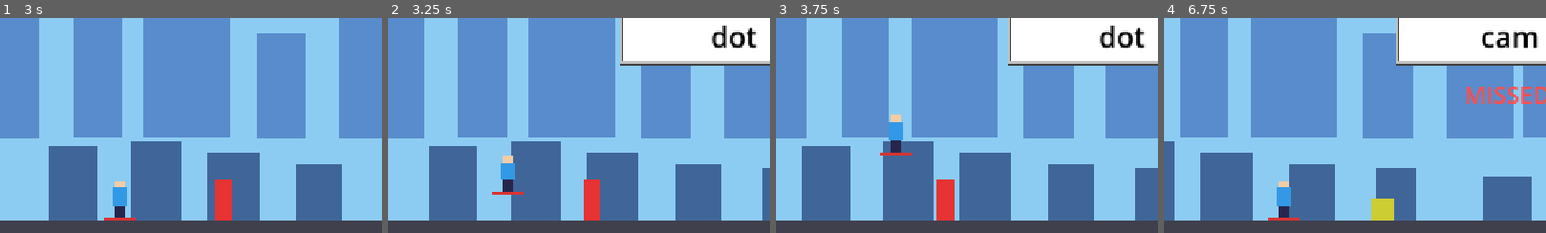
Above: before the commit, frames 1-4 (left to right).
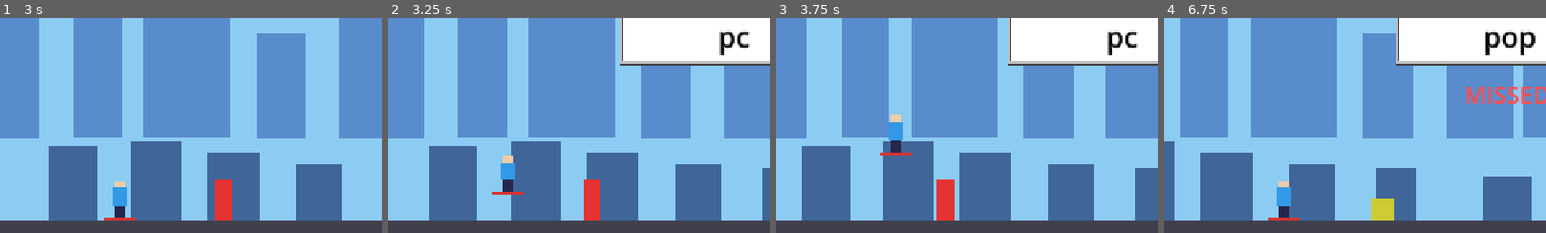
Above: after the commit, the same moments.

Repository: Sleepyad/HackTheFuture
Game: Godot game, scene res://scenes/main.tscn
Two runs of this game, one before a commit and one after it. Both use one fixed random seed, a clock stepped at 60 frames per second and the inputs below.
Inputs:
- Up to frame 1 (3 s): click "CLICK TO START" at 0.5 s; tap Enter at 1.25 s
- Up to frame 2 (3.25 s): no input
- Up to frame 3 (3.75 s): no input
- Up to frame 4 (6.75 s): no input
The pictures show only the part of the screen within x 5-55%, y 30-80%; the shares and areas given below are measured in that part.

Frame 1 is identical in both runs. In frame 2, 0.8% of the frame differs, in the area x 84-97%, y 3-18%; in frame 3, 0.8%; in frame 4, 0.9%, in the area x 83-98%, y 5-18%.

Commit message:
C: faster word ramp, speed adjectives (Nice/Hot/Amazing/Feverish)
- Word length follows the level (3/4/5/6 letters at 0/20/40/60s) with a
  30% chance of one extra letter, so long words show up much sooner
- Levels every 20s instead of 25s
- Game.word_rated(adjective, tier) from the share of air time used to type
  the word; TimerFx draws it tilted like a hand-written tag

Co-Authored-By: Claude Opus 5.5 <noreply@anthropic.com>
Claude-Session: https://claude.ai/code/session_012B94vVf9d5PuSaHHgm2VeC

Diff:
--- a/HackAThon/scripts/game.gd
+++ b/HackAThon/scripts/game.gd
@@ -18,9 +18,14 @@
 const PENALTY_PER_KEY := 0.5        # seconds lost per wrong key
 const OBSTACLE_PENALTY := 3.0       # seconds lost when the skater hits an obstacle
 const HIT_COOLDOWN := 0.6           # real seconds; one obstacle can only cost time once
-const LEVEL_SECONDS := 25.0         # a new level every N real seconds (C3)
+const LEVEL_SECONDS := 20.0         # a new level every N real seconds (C3)
+const LONGER_WORD_CHANCE := 0.3     # chance to get a word one letter longer than the level
 const MAX_LEVEL := 8
 const POINTS_PER_WORD := 5          # score = seconds survived + POINTS_PER_WORD * words
+# Typing speed rating: fraction of the air time used to finish the word.
+# Faster than RATING_MAX_USED[i] -> RATINGS[i + 1]. Slower than all -> RATINGS[0].
+const RATINGS: Array[String] = ["Nice", "Hot", "Amazing", "Feverish"]
+const RATING_MAX_USED: Array[float] = [0.65, 0.45, 0.30]
 const GLITCH_CHANCE_MAX := 0.6      # chance per roll at max difficulty
 const GLITCH_ROLL_EVERY := 0.8      # real seconds between glitch rolls during a trick
 
@@ -46,6 +51,7 @@
 signal player_landed()                       # trick over, slow-mo off
 signal player_hit_obstacle()                 # emitted by hit_obstacle()
 signal time_delta(seconds: float)            # any +/- change to the clock (bonus, penalty)
+signal word_rated(adjective: String, tier: int)   # "Nice"(0) .. "Feverish"(3), on each clean word
 
 enum State { IDLE, RUNNING, TRICK, GAME_OVER }   # IDLE = title screen, clock stopped
 
@@ -60,6 +66,7 @@
 var target_word := ""
 var typed_count := 0
 var _air_left := 0.0
+var _air_total := 0.0
 var _glitch_timer := 0.0
 
 
@@ -132,6 +139,7 @@
 	typed_count = 0
 	target_word = _pick_word()
 	_air_left = lerpf(AIR_TIME_EASY, AIR_TIME_HARD, difficulty)
+	_air_total = _air_left
 	_glitch_timer = GLITCH_ROLL_EVERY
 	Engine.time_scale = SLOWMO_SCALE
 	trick_started.emit(target_word, _air_left)
@@ -159,6 +167,15 @@
 # Final score for the game over screen (C4).
 func score() -> int:
 	return int(elapsed) + words_completed * POINTS_PER_WORD
+
+
+# 0..3 from the fraction of air time used (0.2 = finished in 20% of the time).
+func rate_speed(used: float) -> int:
+	var tier := 0
+	for i in RATING_MAX_USED.size():
+		if used <= RATING_MAX_USED[i]:
+			tier = i + 1
+	return tier
 
 
 # Bonus for a clean word; drops as the level goes up (C3).
@@ -218,6 +235,8 @@
 		var bonus := current_bonus()
 		_add_time(bonus)
 		trick_succeeded.emit(bonus)
+		var tier := rate_speed(1.0 - _air_left / maxf(_air_total, 0.001))
+		word_rated.emit(RATINGS[tier], tier)
 	else:
 		trick_failed.emit()
 
@@ -240,8 +259,12 @@
 	game_over.emit(elapsed)
 
 
+# Word length follows the level: lvl1 = 3, lvl2 = 4, lvl3 = 5, lvl4+ = 6 letters,
+# with a LONGER_WORD_CHANCE of one extra letter so hard words show up early too.
 func _pick_word() -> String:
-	var length := roundi(lerpf(WORD_LEN_EASY, WORD_LEN_HARD, difficulty))
+	var length := WORD_LEN_EASY + level - 1
+	if randf() < LONGER_WORD_CHANCE:
+		length += 1
 	length = clampi(length, WORD_LEN_EASY, WORD_LEN_HARD)
 	var bucket: Array = WORDS[length]
 	return bucket[randi() % bucket.size()]
--- a/HackAThon/scripts/timer_fx.gd
+++ b/HackAThon/scripts/timer_fx.gd
@@ -1,12 +1,22 @@
 extends CanvasLayer
 ## Autoload "TimerFx" (C2 / C3): floating "+2.0s" / "-3.0s" next to the clock,
-## a "LEVEL N" banner when Game.level_changed fires, and a small level/words counter.
+## a "LEVEL N" banner when Game.level_changed fires, a small level/words counter,
+## and a tilted speed adjective (Nice / Hot / Amazing / Feverish) after each clean word.
 ## Lives in its own file so it never clashes with hud.gd. Pure display, ignores mouse.
 ## All tweens ignore Engine.time_scale so they keep real-time pacing during slow-mo.
 
 const W := 1280.0
 const PLUS := Color(0.4, 1.0, 0.4)
 const MINUS := Color(1.0, 0.35, 0.35)
+# Speed adjectives (Game.word_rated), slow -> fast. Drawn tilted like a hand-written tag.
+const RATING_COLORS: Array[Color] = [
+	Color(0.55, 0.9, 1.0),    # Nice
+	Color(1.0, 0.6, 0.15),    # Hot
+	Color(1.0, 0.3, 0.9),     # Amazing
+	Color(1.0, 0.15, 0.15),   # Feverish
+]
+const RATING_SIZES: Array[int] = [56, 66, 76, 88]
+const RATING_ANGLE := -0.45                      # radians, rising to the right
 
 var _stats: Label
 var _banner: Label
@@ -27,6 +37,7 @@
 	Game.time_delta.connect(_on_time_delta)
 	Game.level_changed.connect(_on_level_changed)
 	Game.trick_succeeded.connect(_update_stats.unbind(1))
+	Game.word_rated.connect(_on_word_rated)
 
 
 func _on_game_started() -> void:
@@ -61,6 +72,28 @@
 	var t := create_tween().set_ignore_time_scale(true).set_parallel(true)
 	t.tween_property(l, "position:y", l.position.y + (-30.0 if seconds > 0.0 else 30.0), 0.9)
 	t.tween_property(l, "modulate:a", 0.0, 0.9).set_delay(0.3)
+	t.chain().tween_callback(l.queue_free)
+
+
+# ---------- "Nice" / "Hot" / "Amazing" / "Feverish" diagonal tag ----------
+
+func _on_word_rated(adjective: String, tier: int) -> void:
+	var sz := Vector2(520, 120)
+	var l := _make_label(RATING_SIZES[tier], Vector2(700, 330) + Vector2(randf_range(-30, 30), randf_range(-20, 20)), sz, HORIZONTAL_ALIGNMENT_CENTER)
+	l.text = adjective + "!"
+	l.add_theme_color_override("font_color", RATING_COLORS[tier])
+	l.add_theme_constant_override("outline_size", 10)
+	l.pivot_offset = sz / 2.0
+	l.rotation = RATING_ANGLE + randf_range(-0.08, 0.08)
+	l.scale = Vector2(0.3, 0.3)
+	l.set_meta("floater", true)
+	var t := create_tween().set_ignore_time_scale(true)
+	t.tween_property(l, "scale", Vector2(1.15, 1.15), 0.12).set_trans(Tween.TRANS_BACK).set_ease(Tween.EASE_OUT)
+	t.tween_property(l, "scale", Vector2.ONE, 0.08)
+	t.tween_interval(0.5)
+	t.set_parallel(true)
+	t.tween_property(l, "position", l.position + Vector2(60, -40), 0.4)
+	t.tween_property(l, "modulate:a", 0.0, 0.4)
 	t.chain().tween_callback(l.queue_free)
 
 
